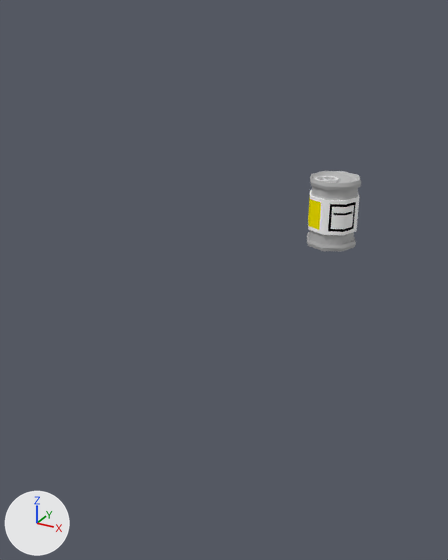
What one commit did to the Blender file scripts/processors/resources/cannery/cannery.blend.
Camera for both pictures: a 50 mm lens placed at (1.11, -3.31, 1.07), pointed at (-0.47, -0.45, -0.36). Every picture has the same lights, and +X, +Y and +Z are marked at lower left. The same objects are shown in both versions, whatever each file hides.

Objects in the first picture: 'can'.
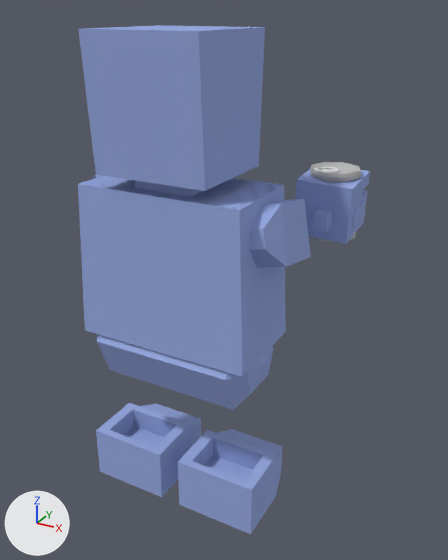
Where the change shows, as pixel boxes [x1, y1, x2, y2] in the pictures (448 x 560 px):
'HeadSkin', added (blue)
    after: [78, 25, 370, 534]
'Larm', added (blue)
    after: [78, 175, 311, 377]
'can', moved
    before: [307, 171, 361, 252]
    after: [309, 162, 361, 242]
'LarmSlim', added (blue)
    after: [79, 176, 286, 377]
'RHook', added (blue)
    after: [313, 200, 366, 232]

Edits to the bpy script that builds the scene:
```text
Add mat_player_material:
    mat_player_material = diffuse_material('Player_Material')
    mat_player_material.base_color = (0.317, 0.405, 0.75)  # blue #99abe1
Add me_mesh_044:
    me_mesh_044.from_pydata(...)  # 162 vertices, 54 faces; spans x -0.332..-0.001, y -0.05..0.05, z -0.029..0.385
    me_mesh_044.polygons.foreach_set('use_smooth', [True] * 54)
    me_mesh_044.materials.append(mat_player_material)  # blue #99abe1
Add me_mesh_037:
    me_mesh_037.from_pydata(...)  # 258 vertices, 86 faces; spans x -0.547..0.652, y -0.987..0.188, z -0.301..0.355
    me_mesh_037.polygons.foreach_set('use_smooth', [True] * 86)
    me_mesh_037.materials.append(mat_player_material)  # blue #99abe1
Add me_mesh_038:
    me_mesh_038.from_pydata(...)  # 246 vertices, 82 faces; spans x -0.547..0.651, y -1.02..0.202, z -0.3..0.355
    me_mesh_038.polygons.foreach_set('use_smooth', [True] * 82)
    me_mesh_038.materials.append(mat_player_material)  # blue #99abe1
Add me_mesh_036:
    me_mesh_036.from_pydata(...)  # 924 vertices, 308 faces; spans x -0.29..1.0, y -0.68..0.68, z -1.91..0.65
    me_mesh_036.polygons.foreach_set('use_smooth', [True] * 308)
    me_mesh_036.materials.append(mat_player_material)  # blue #99abe1
Change ob_can:
    add ob_can.parent = ob_empty_011
Add ob_empty_011:
    ob_empty_011 = bpy.data.objects.new('Empty.011', None)
    ob_empty_011.location = (-0.00818, 0.0148, 0.0483)
Add ob_rhook:
    ob_rhook = bpy.data.objects.new('RHook', me_mesh_044)
    ob_rhook.location = (0.157, -0.204, -0.001)
    ob_rhook.rotation_euler = (-1.562, -0.00314, 0.0162)  # degrees (-89, -0.2, 0.9)
Add ob_larmslim:
    ob_larmslim = bpy.data.objects.new('LarmSlim', me_mesh_037)
    ob_larmslim.location = (-0.914, -0.791, 0.063)
    ob_larmslim.rotation_euler = (-0.873, 1.812, 0.727)  # degrees (-50, 104, 42)
Add ob_larm:
    ob_larm = bpy.data.objects.new('Larm', me_mesh_038)
    ob_larm.location = (-0.914, -0.791, 0.063)
    ob_larm.rotation_euler = (-0.873, 1.812, 0.727)  # degrees (-50, 104, 42)
Add ob_headskin:
    ob_headskin = bpy.data.objects.new('HeadSkin', me_mesh_036)
    ob_headskin.location = (-0.529, -0.805, 0.336)
    ob_headskin.rotation_euler = (0.0, 0.0, 1.571)  # degrees (0, 0, 90)
```
